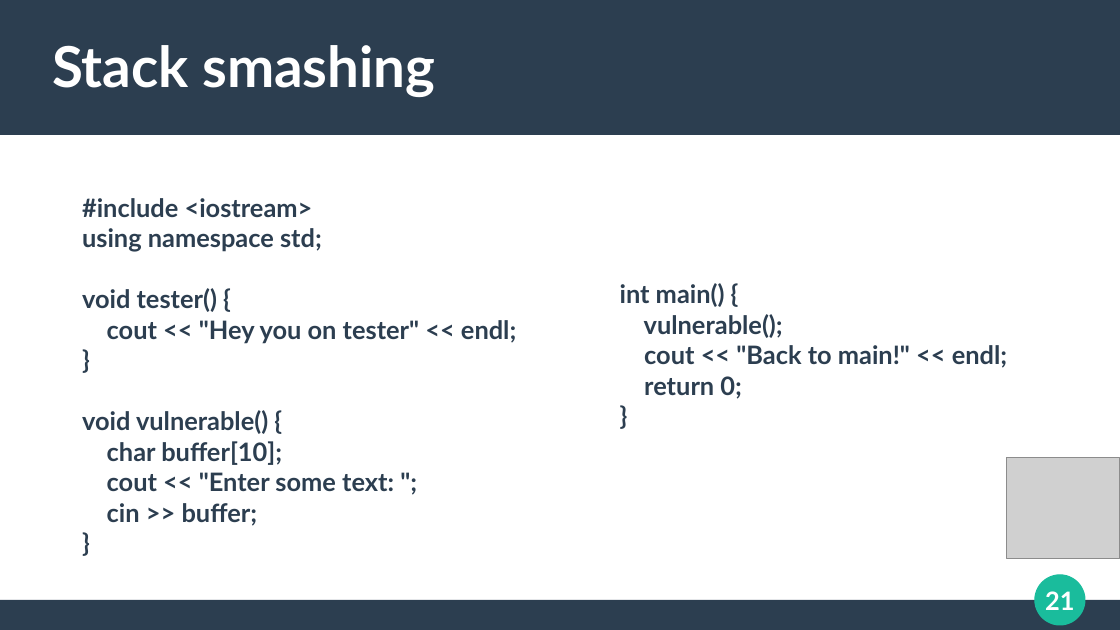
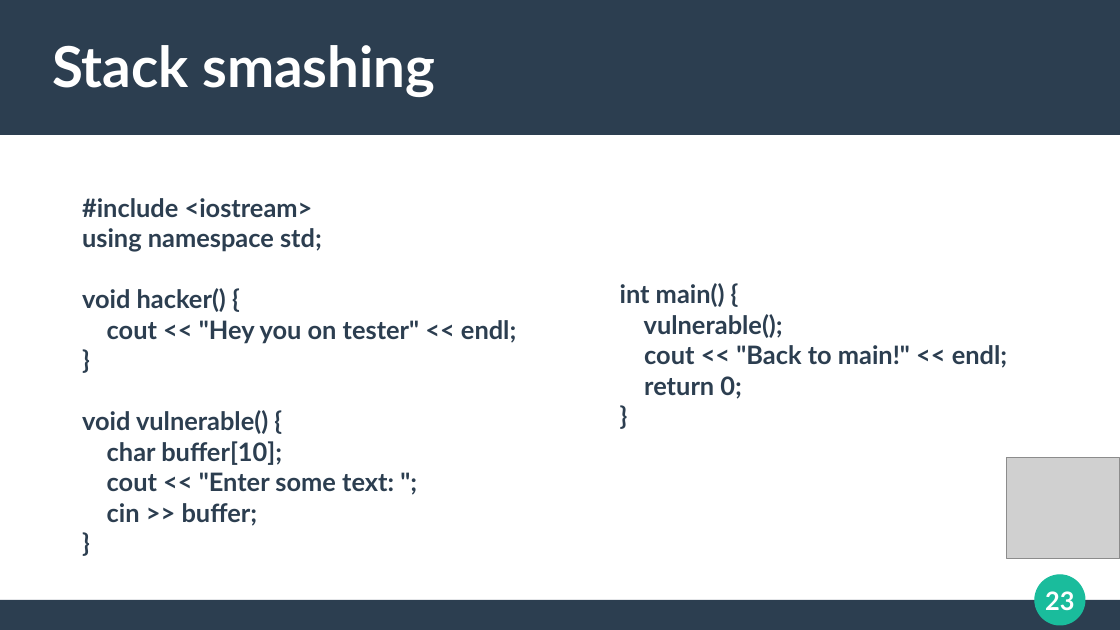
Before and after one commit to mateo-rfz/memorySafePresentationElug, a slide deck: slide 23 of memorySafe.odp (slide 21 before the commit). Drawn at 1120x630 pixels with LibreOffice and Linux fonts; fonts in the diff are those of the drawing; grey boxes stand for pictures. Boxes give left, top, right and bottom in pixels: in the first picture for what was removed or moved away, otherwise in the second. Text is boxed around its words. In the diff, an @@ line names an element or a change of style, - is before the commit and + after.

```diff
--- a/memorySafe.odp
+++ b/memorySafe.odp
@@ text at bbox=[82, 288, 226, 312]: text changed @@
-void tester() {
+void hacker() {
@@ page number at bbox=[1045, 591, 1074, 610]: text changed @@
-21
+23
```
Also in this commit, not shown: 2 slides added.
